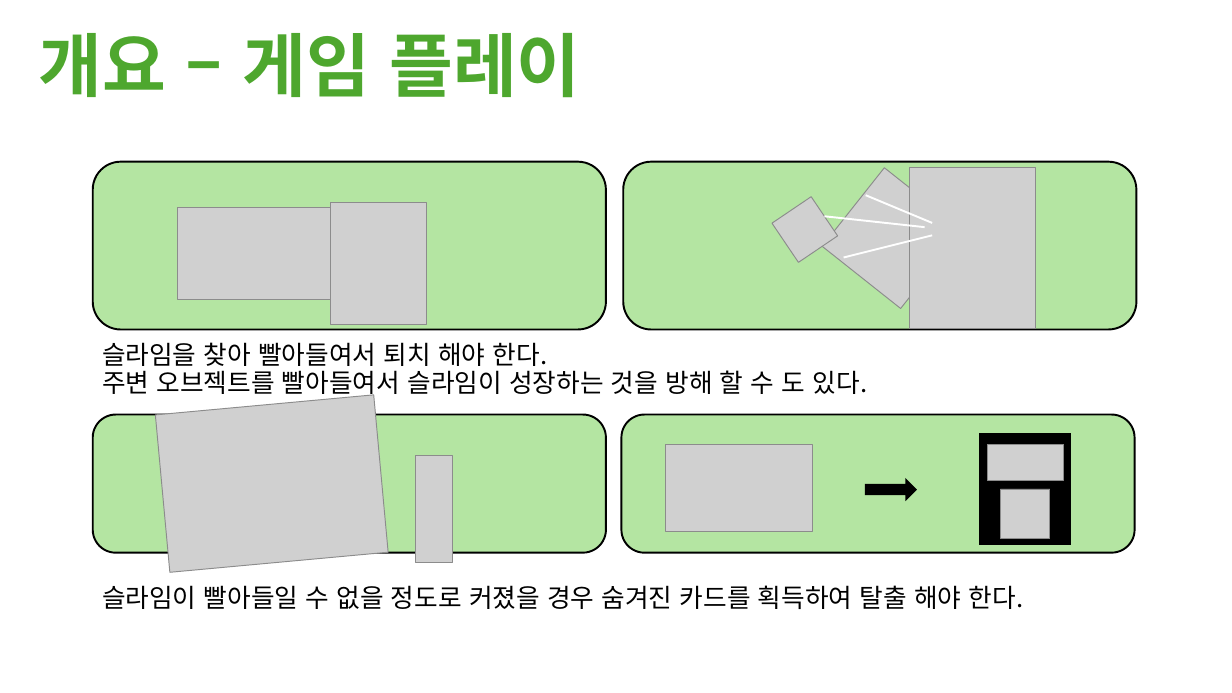
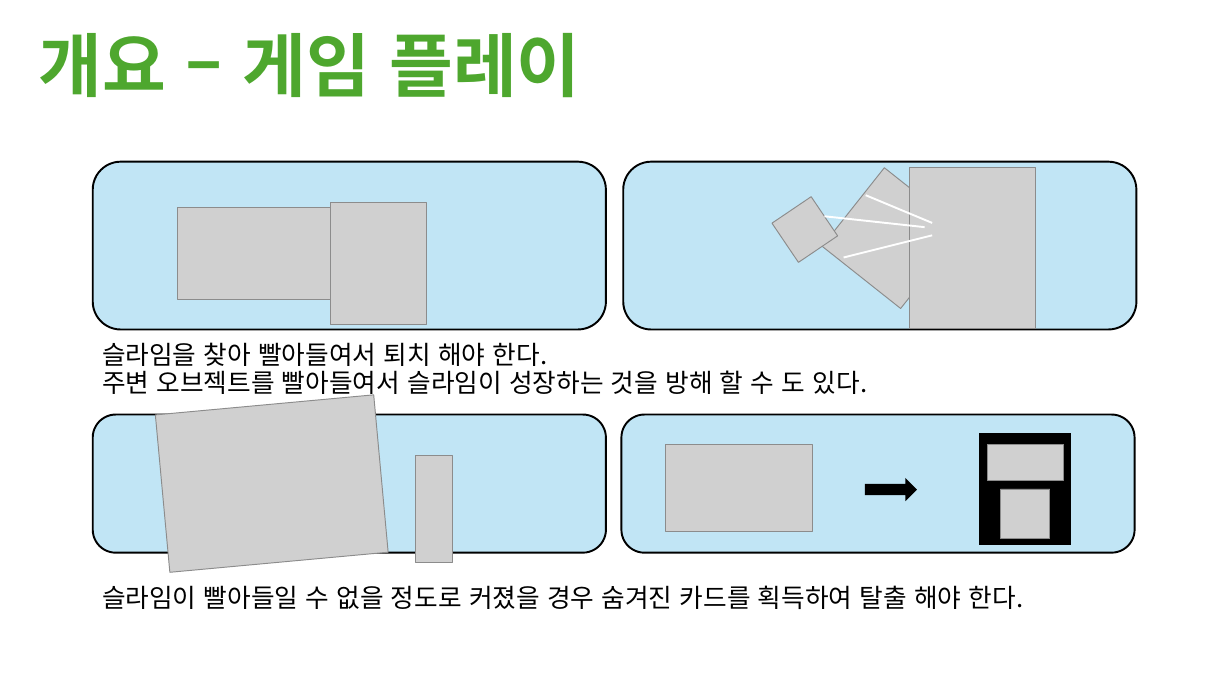
Before and after one commit to M055B411/23TH_TUK_Senior_Project, a slide deck: slide 5 of 제안서/EatUpAll_고윤범_노창현_양재성.pptx. Drawn at 1232x693 pixels with LibreOffice and Linux fonts; fonts in the diff are those of the drawing; grey boxes stand for pictures. Boxes give left, top, right and bottom in pixels: in the first picture for what was removed or moved away, otherwise in the second. Text is boxed around its words. In the diff, an @@ line names an element or a change of style, - is before the commit and + after.

```diff
--- a/제안서/EatUpAll_고윤범_노창현_양재성.pptx
+++ b/제안서/EatUpAll_고윤범_노창현_양재성.pptx
@@ fill #B4E5A2 to #C1E5F5 in 4 elements at [92, 162, 605, 330], [624, 162, 1137, 330], [92, 415, 605, 554], [622, 415, 1135, 554] @@
```
Also in this commit, not shown: 8 other slides changed, 2 slides added, 2 slides removed, 3 other files.
